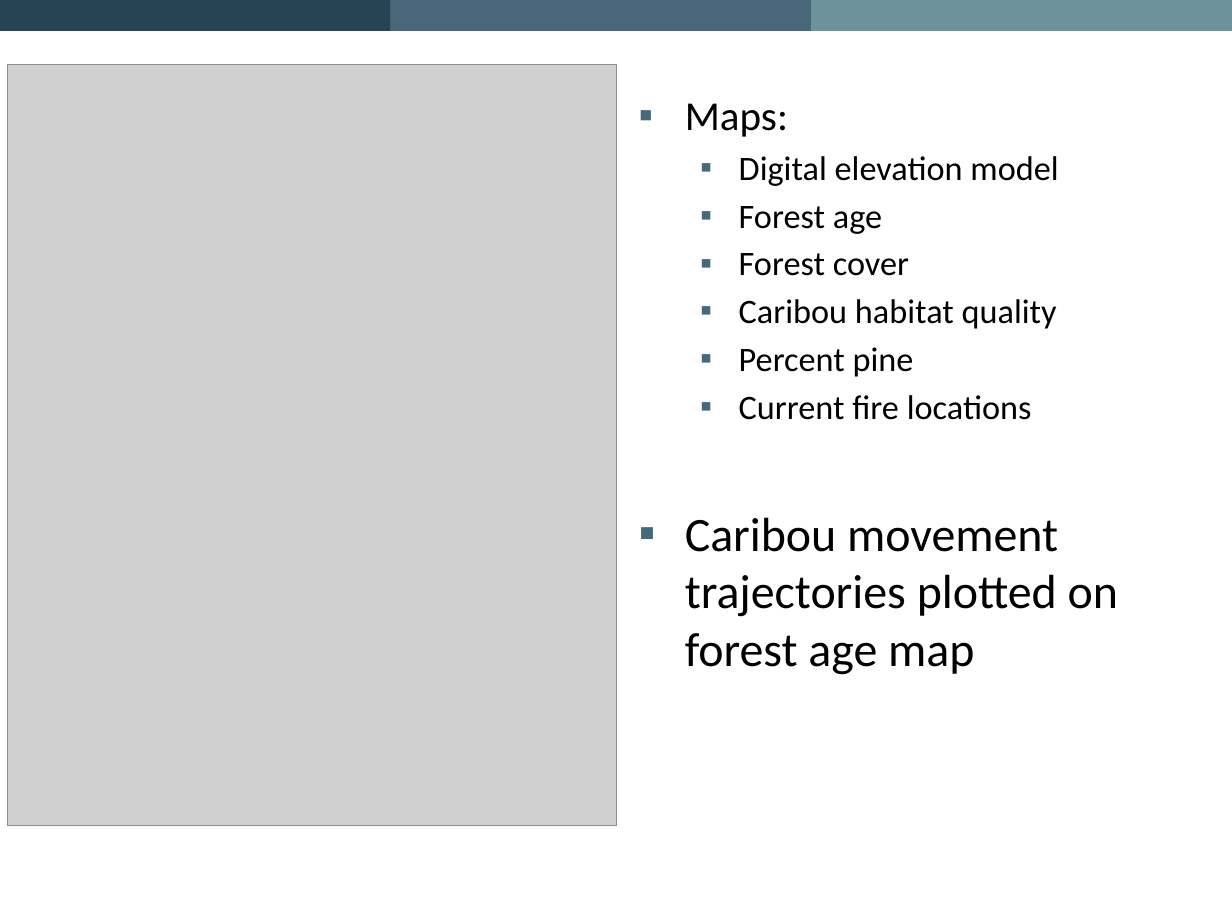
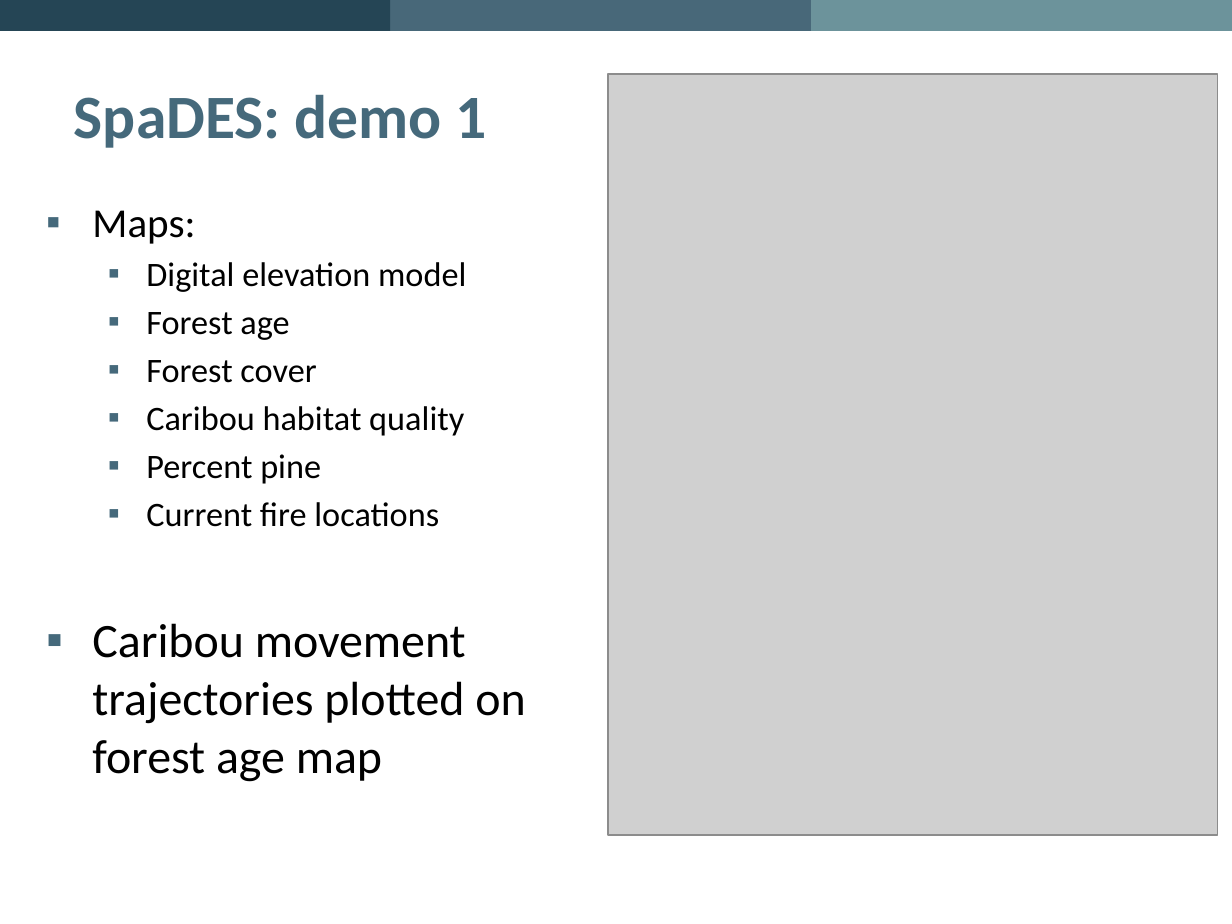
Before and after one commit to PredictiveEcology/SpaDES, a slide deck: slide 16 of development/SpaDES – Spatial Discrete Event Simulation.pptx (slide 17 before the commit). Drawn at 1232x924 pixels with LibreOffice and Linux fonts; fonts in the diff are those of the drawing; grey boxes stand for pictures; background and template pictures are left out. Boxes give left, top, right and bottom in pixels: in the first picture for what was removed or moved away, otherwise in the second. Text is boxed around its words. In the diff, an @@ line names an element or a change of style, - is before the commit and + after.

```diff
--- a/development/SpaDES – Spatial Discrete Event Simulation.pptx
+++ b/development/SpaDES – Spatial Discrete Event Simulation.pptx
@@ picture moved from (x1=7, y1=64, x2=617, y2=825) to (x1=609, y1=74, x2=1218, y2=835) @@
@@ title added at (x1=74, y1=94, x2=487, y2=148), 36 pt, text #45697B, bold @@
+SpaDES: demo 1
@@ text "Maps:" moved from (x1=685, y1=103, x2=1118, y2=675) to (x1=92, y1=210, x2=525, y2=782) @@
```
Also in this commit, not shown: 12 other slides changed, 3 slides added, 6 slides removed.
